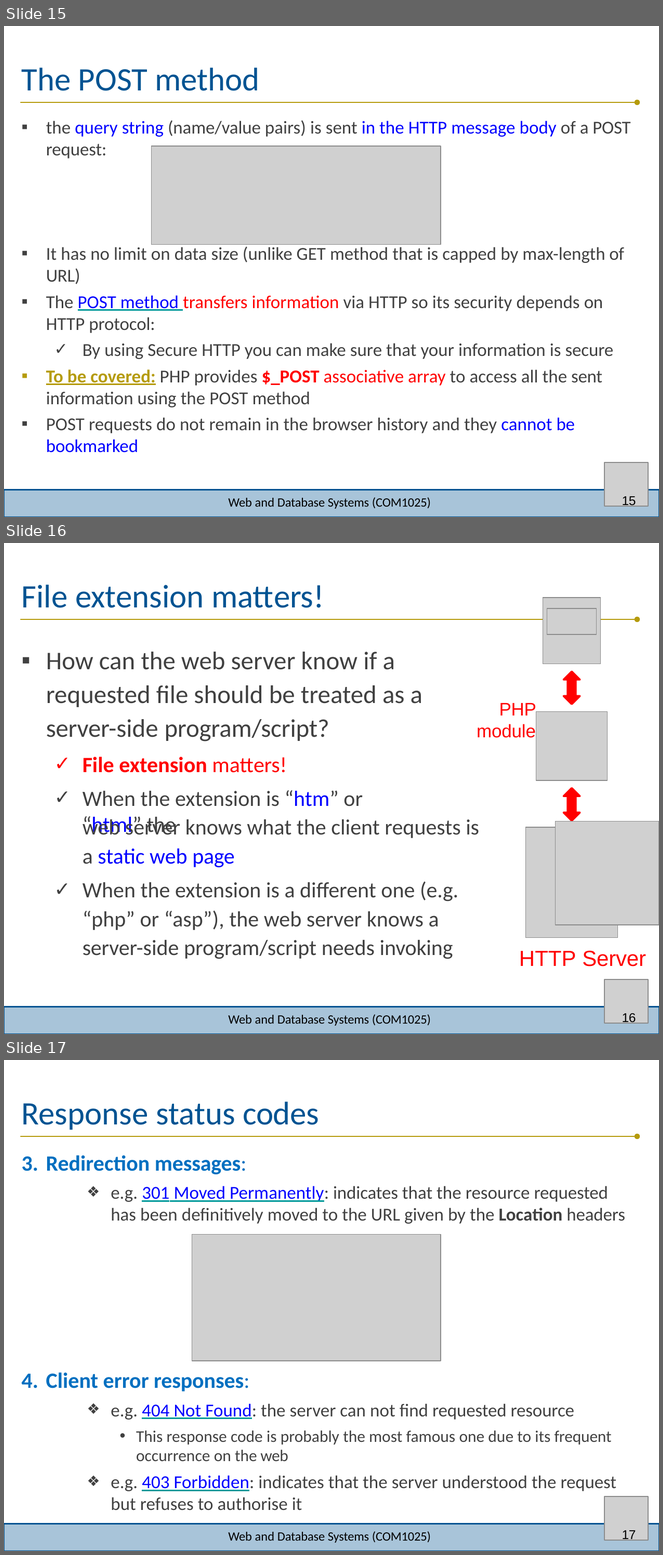
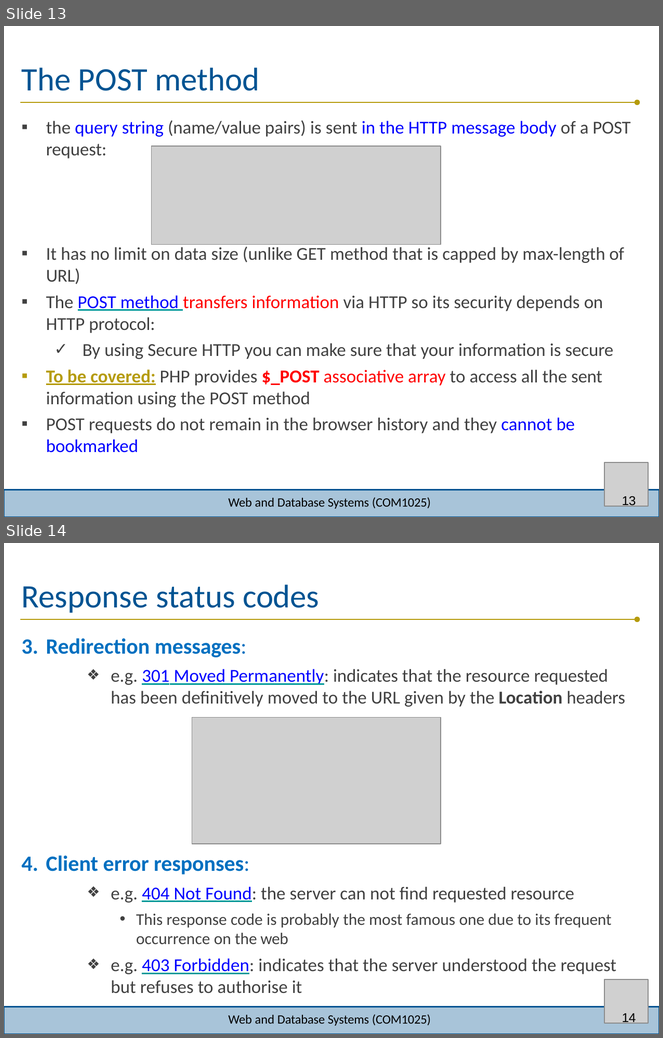
Before and after one commit to joeappleton18/WEB-AND-DATABASE-SYSTEMS, a slide deck: week-8/lecture/lecture.pptx. Shown one above the other, each under a label of ours: slides 15, 16 and 17 before the commit, slides 13 and 14 after it. The pictures are 663x1555 and 663x1038 pixels, drawn with LibreOffice and Linux fonts; fonts in the diff are those of the drawing; grey boxes stand for pictures; background and template pictures are left out. Boxes give left, top, right and bottom in pixels: in the first picture for what was removed or moved away, otherwise in the second. Text is boxed around its words. In the diff, an @@ line names an element or a change of style, - is before the commit and + after.

```diff
--- a/week-8/lecture/lecture.pptx
+++ b/week-8/lecture/lecture.pptx
@@ slide 16 removed at box(4, 543, 659, 1034), background #FFFFFF; not listed: 3 template elements that a slide beside it also shows @@
@@ title removed at box(22, 585, 324, 608) @@
-File extension matters!
@@ picture removed at box(543, 598, 601, 664) @@
@@ picture removed at box(547, 609, 596, 635) @@
@@ text removed at box(46, 652, 423, 807) @@
-▪ How can the web server know if a requested file should be treated as a server-side program/script?
-  ✓ File extension matters!
-  ✓ When the extension is “htm” or “html” the
@@ freeform shape removed at box(564, 671, 580, 704) @@
@@ freeform shape removed at box(564, 671, 580, 704) @@
@@ text removed at box(477, 703, 536, 738) @@
-PHP
-module
@@ picture removed at box(536, 712, 607, 781) @@
@@ text removed at box(83, 820, 479, 959) @@
-web server knows what the client requests is a static web page
-✓ When the extension is a different one (e.g. “php” or “asp”), the web server knows a server-side program/script needs invoking
@@ group removed at box(526, 788, 659, 938): 2 pictures, 2 freeform shapes @@
@@ text removed at box(519, 951, 646, 967) @@
-HTTP Server
@@ picture removed at box(605, 980, 649, 1024) @@
@@ text removed at box(228, 1015, 431, 1026) @@
-Web and Database Systems (COM1025)
@@ page number removed at box(622, 1014, 636, 1024) @@
-16
@@ what was slide 15 is now slide 13 @@
@@ page number at box(622, 497, 636, 507): text changed @@
-15
+13
@@ what was slide 17 is now slide 14 @@
@@ page number at box(622, 1014, 636, 1024): text changed @@
-17
+14
```
Also in this commit, not shown: 19 slides changed, 6 other slides removed.
